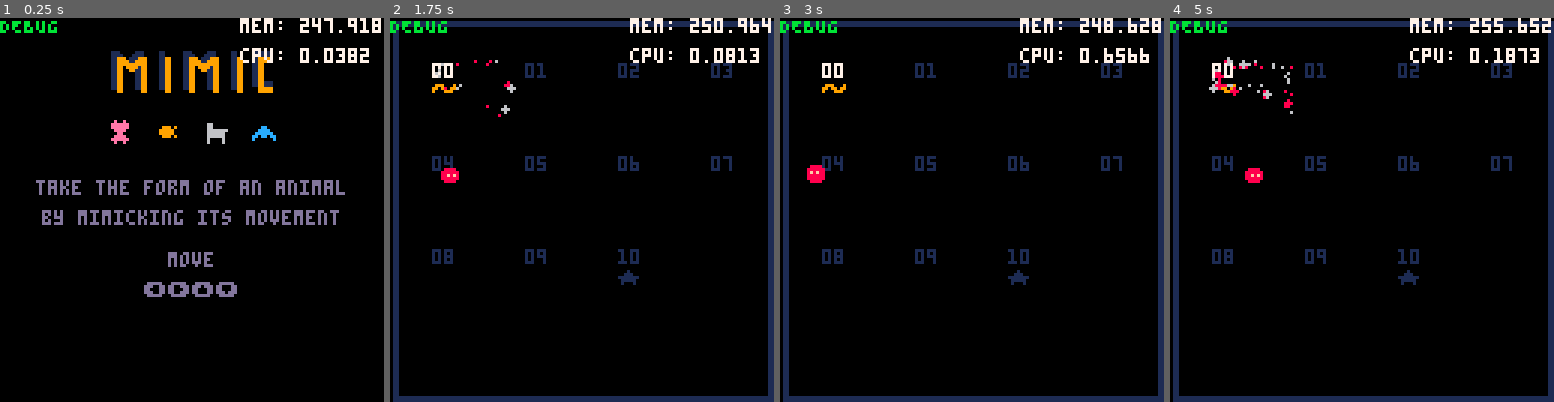
Above: before the commit, frames 1-4 (left to right).
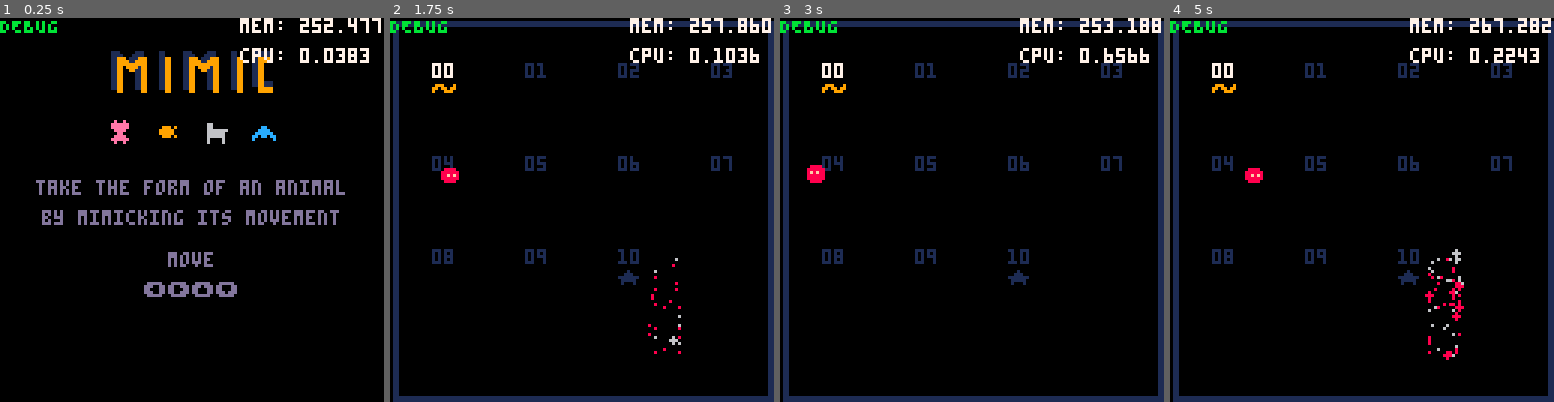
Above: after the commit, the same moments.

Repository: sourencho/mimic
Game: PICO-8 cartridge mimic.p8
Two runs of this game, one before a commit and one after it. Both use one fixed random seed, a clock stepped at 60 frames per second and the inputs below.
Inputs:
- Up to frame 1 (0.25 s): no input
- Up to frame 2 (1.75 s): tap X (X key) at 0.33, 1.07 s; tap O (Z key) at 0.7, 1.7 s; hold Right from 1.6 s (still down)
- Up to frame 3 (3 s): tap X (X key) at 1.85, 2.97 s; release Right at 2.1 s; tap O (Z key) at 2.1, 2.5, 2.9 s; hold Up 2.15-2.42 s; hold Right from 2.47 s (still down)
- Up to frame 4 (5 s): release Right at 3.03 s; hold Left 3.08-3.58 s; tap O (Z key) every 0.4 s from 3.3 to 4.9 s; hold Down 3.63-3.97 s; hold Right 4.02-4.68 s; tap X (X key) at 4.08 s; hold Up from 4.73 s (still down)

The runs differ from the first frame. In frame 1, 0.2% of the frame differs, in the area x 81-99%, y 0-11%; in frame 2, 0.6%; in frame 3, 0.1%; in frame 4, 1.1%, in the area x 10-97%, y 0-90%.

Commit message:
Draft of transform vfx, there is a todo bug

Diff:
--- a/mimic.p8
+++ b/mimic.p8
@@ -245,6 +245,33 @@
     return false
 end
 
+function contains_pair(xs, e)
+    for x in all(xs) do
+        if (pair_equal(x, e)) return true
+    end
+    return false
+end
+
+-- returns array of start and end pos of lines that form a tile
+function get_tile_lines(t)
+    r = t[1]
+    c = t[2]
+    return {
+        top = {{r*8, c*8}, {r*8 + 8, c*8}},
+        right = {{r*8 + 8, c*8}, {r*8 + 8, c*8 + 8}},
+        bot = {{r*8 + 8, c*8 + 8}, {r*8, c*8 + 8}},
+        left = {{r*8, c*8 + 8}, {r*8, c*8}},
+    }
+end
+
+-- given two adj tiles, return directions from first to second and vice-versa
+function tile_pair_dirs(t1, t2)
+    if (t1[1] < t2[1]) return {"right", "left"}
+    if (t1[1] > t2[1]) return {"left", "right"}
+    if (t1[2] < t2[2]) return {"top", "bot"}
+    if (t1[2] > t2[2]) return {"bot", "top"}
+end
+
 -- compute magnitude of v
 function v_mag(v)
   return sqrt((v[1] * v[1]) + (v[2] * v[2]))
@@ -630,12 +657,13 @@
     if (btnp(2)) pl.dy = -1
     if (btnp(3)) pl.dy = 1
     if (btnp(4) and debug_mode) then
-        fuzzy_str_line_vfx(16, 16, 40, 16, 8, 6)
-        fuzzy_str_line_vfx(40, 16, 40, 32, 8, 6)
-        fuzzy_str_line_vfx(40, 32, 32, 32, 8, 6)
-        fuzzy_str_line_vfx(32, 32, 32, 24, 8, 6)
-        fuzzy_str_line_vfx(32, 24, 16, 24, 8, 6)
-        fuzzy_str_line_vfx(16, 24, 16, 16, 8, 6)
+        transform_vfx(actors[1])
+        -- fuzzy_str_line_vfx(16, 16, 40, 16, 8, 6)
+        -- fuzzy_str_line_vfx(40, 16, 40, 32, 8, 6)
+        -- fuzzy_str_line_vfx(40, 32, 32, 32, 8, 6)
+        -- fuzzy_str_line_vfx(32, 32, 32, 24, 8, 6)
+        -- fuzzy_str_line_vfx(32, 24, 16, 24, 8, 6)
+        -- fuzzy_str_line_vfx(16, 24, 16, 16, 8, 6)
     end
     if (btnp(5)) then
         if game.state == "splash" then
@@ -799,7 +827,8 @@
 end
 
 -- get the postitions of the tiles the actor's pattern covers
-function get_pattern_coords(a)
+-- TODO(sourencho): this needs to be in order for transform_vfx to work
+function get_pattern_tile_coords(a)
     local coords = {}
     local loc = {a.x, a.y}
     for i=0,8 do
@@ -808,7 +837,9 @@
             loc[1] + pattern_move[1],
             loc[2] + pattern_move[2],
         }
-        add(coords, new_loc)
+        if (not contains_pair(coords, new_loc)) then
+            add(coords, new_loc)
+        end
         loc = new_loc
     end
     return coords
@@ -1053,7 +1084,30 @@
 
 function transform_vfx(a)
     if (not debug_mode) return
-    for pos in all(get_pattern_coords(a)) do
+    local tiles = get_pattern_tile_coords(a)
+    local remove = {} -- line to remove from each tile
+    for i=1,#tiles-1 do
+        for j=i+1,#tiles do
+            -- border lines to remove
+            local dirs = tile_pair_dirs(tiles[i], tiles[j])
+            add(remove, dirs[1])
+            add(remove, dirs[2])
+        end
+    end
+    for i=1,#tiles do
+        -- draw lines
+        local t = tiles[i]
+        local lines = get_tile_lines(t)
+        for k, l in pairs(lines) do
+            if (k != remove[i]) fuzzy_str_line_vfx(l[1][1], l[1][2], l[2][1], l[2][2], 8, 6)
+        end
+    end
+
+end
+
+function transform_vfx_2(a)
+    if (not debug_mode) return
+    for pos in all(get_pattern_tile_coords(a)) do
         box_vfx(pos[1], pos[2], 8)
     end
 end
